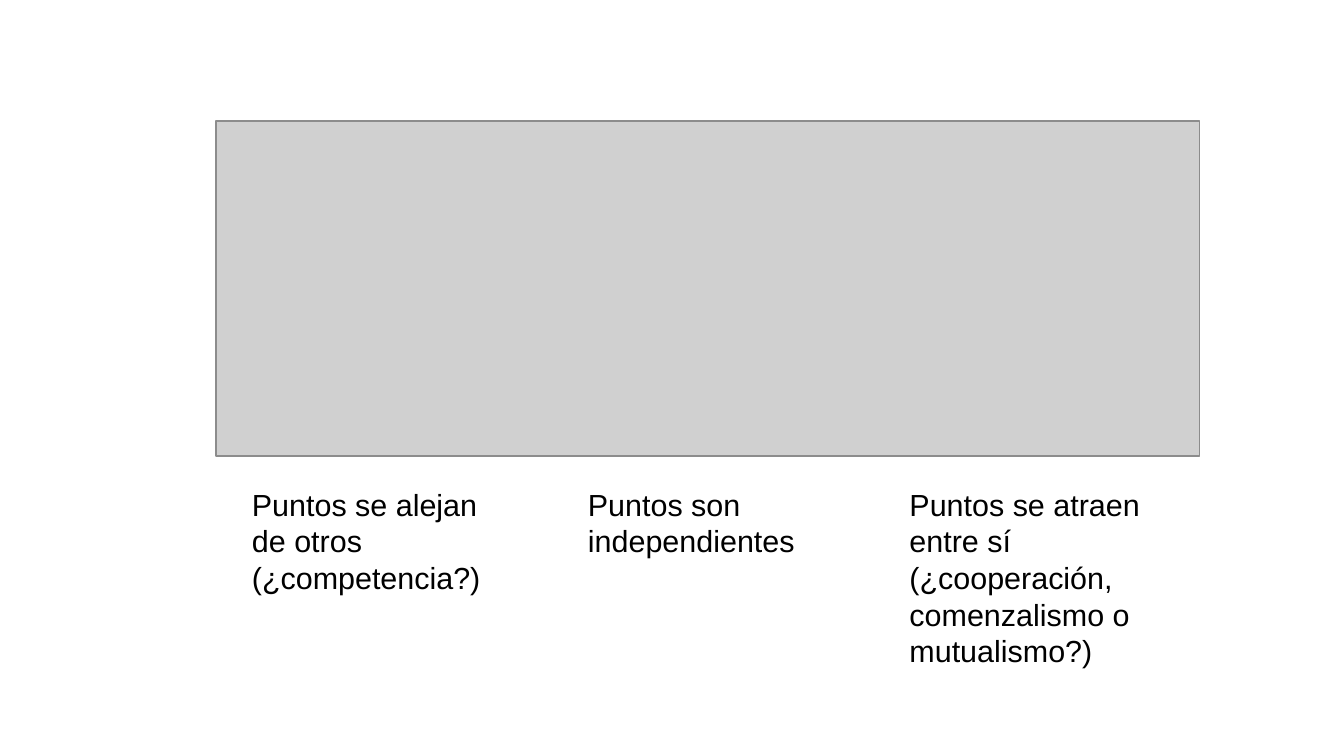
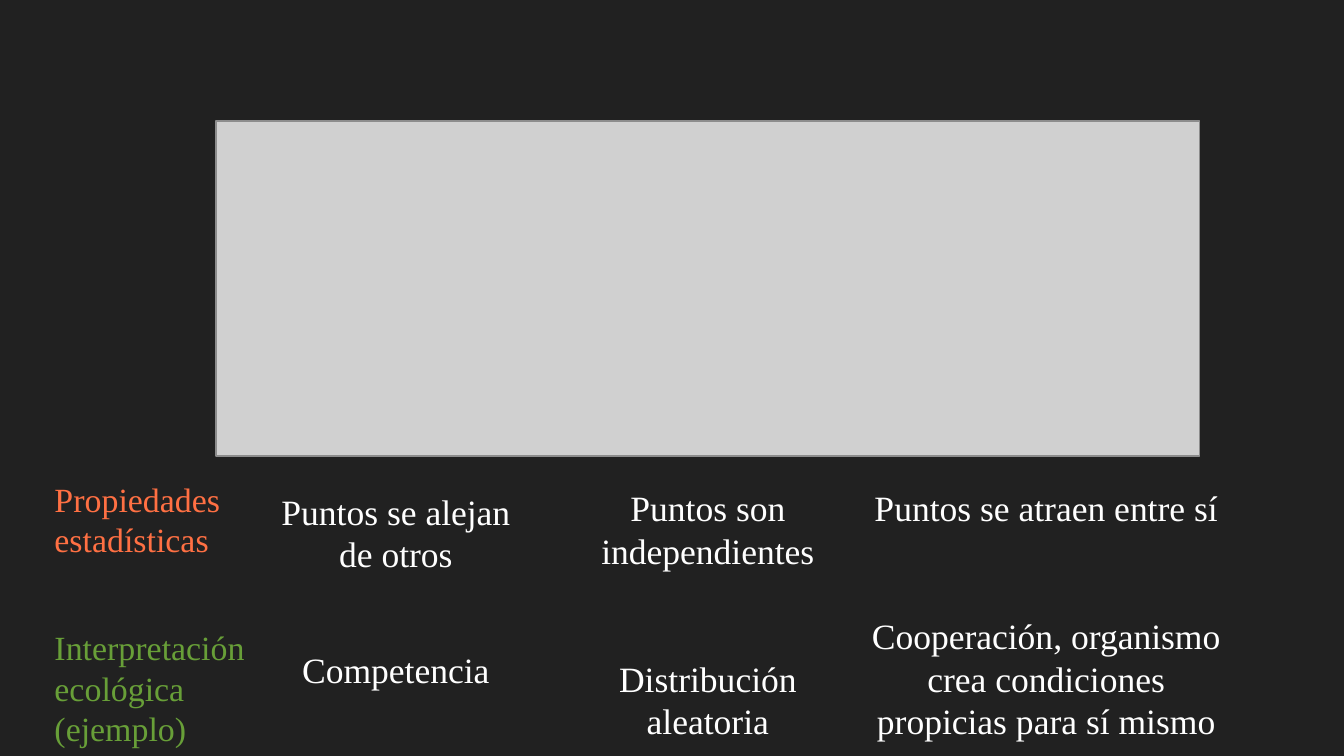
Before and after one commit to gerardommc/Ecologia-Teorica-II, a slide deck: slide 25 of Nicho/Caso-correlativo.odp (slide 20 before the commit). Drawn at 1344x756 pixels with LibreOffice and Linux fonts; fonts in the diff are those of the drawing; grey boxes stand for pictures. Boxes give left, top, right and bottom in pixels: in the first picture for what was removed or moved away, otherwise in the second. Text is boxed around its words. In the diff, an @@ line names an element or a change of style, - is before the commit and + after.

```diff
--- a/Nicho/Caso-correlativo.odp
+++ b/Nicho/Caso-correlativo.odp
@@ background #FFFFFF to #212121 @@
@@ text added at bbox=[54, 488, 244, 748], 20 pt, text #689F38 @@
+Propiedades estadísticas
+Interpretación ecológica (ejemplo)
@@ text at bbox=[281, 500, 511, 690]: text changed; size 18 to 21 pt; font Arial to Times New Roman; text colour #000000 to #FFFFFF @@
-Puntos se alejan de otros (¿competencia?)
+Puntos se alejan de otros
+Competencia
@@ text at bbox=[601, 497, 814, 570]: size 18 to 21 pt, font Arial to Times New Roman, text colour #000000 to #FFFFFF in "Puntos son independientes"; alignment left to centre @@
@@ text at bbox=[872, 496, 1220, 741]: text changed; size 18 to 21 pt; font Arial to Times New Roman; text colour #000000 to #FFFFFF @@
-Puntos se atraen entre sí (¿cooperación, comenzalismo o mutualismo?)
+Puntos se atraen entre sí
+Cooperación, organismo crea condiciones propicias para sí mismo
@@ text at bbox=[619, 667, 797, 735]: paragraph added @@
+Distribución aleatoria
```
Also in this commit, not shown: 26 other slides changed, 5 slides added, 2 other files.
